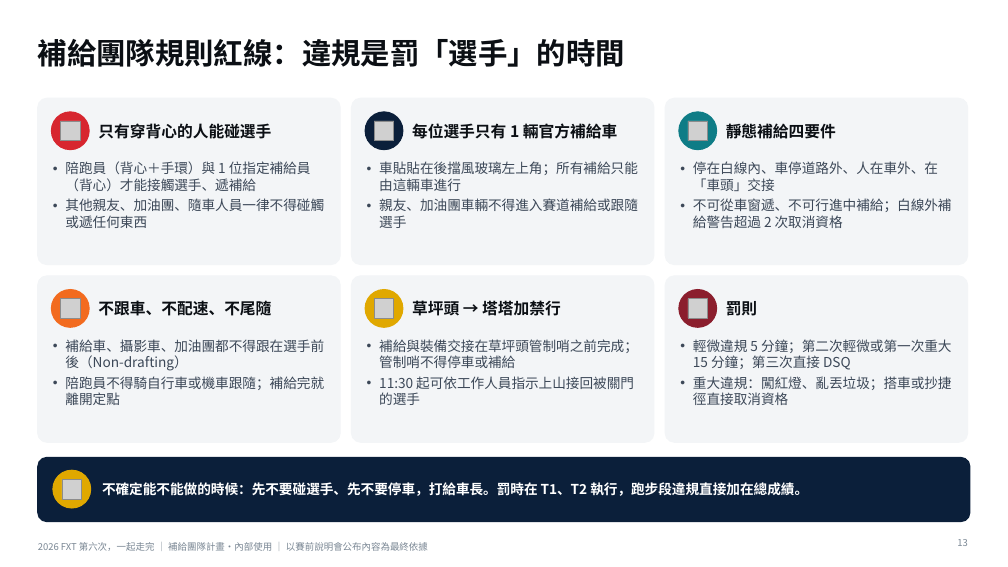
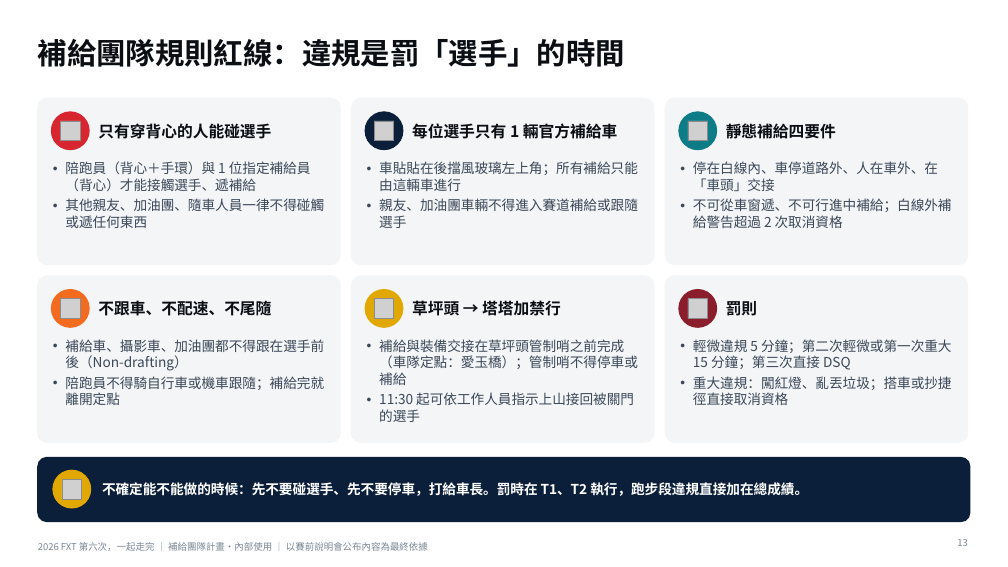
Before and after one commit to powermovebboy-sys/Race-site, a slide deck: slide 13 of deck/2026_FXT_第六次一起走完.pptx. Drawn at 1008x567 pixels with LibreOffice and Linux fonts; fonts in the diff are those of the drawing; grey boxes stand for pictures. Boxes give left, top, right and bottom in pixels: in the first picture for what was removed or moved away, otherwise in the second. Text is boxed around its words. In the diff, an @@ line names an element or a change of style, - is before the commit and + after.

```diff
--- a/deck/2026_FXT_第六次一起走完.pptx
+++ b/deck/2026_FXT_第六次一起走完.pptx
@@ text at <box>379,339,638,385</box>: text changed @@
-• 補給與裝備交接在草坪頭管制哨之前完成；管制哨不得停車或補給
+• 補給與裝備交接在草坪頭管制哨之前完成（車隊定點：愛玉橋）；管制哨不得停車或補給
```
Also in this commit, not shown: 7 other slides changed, 6 other files.
